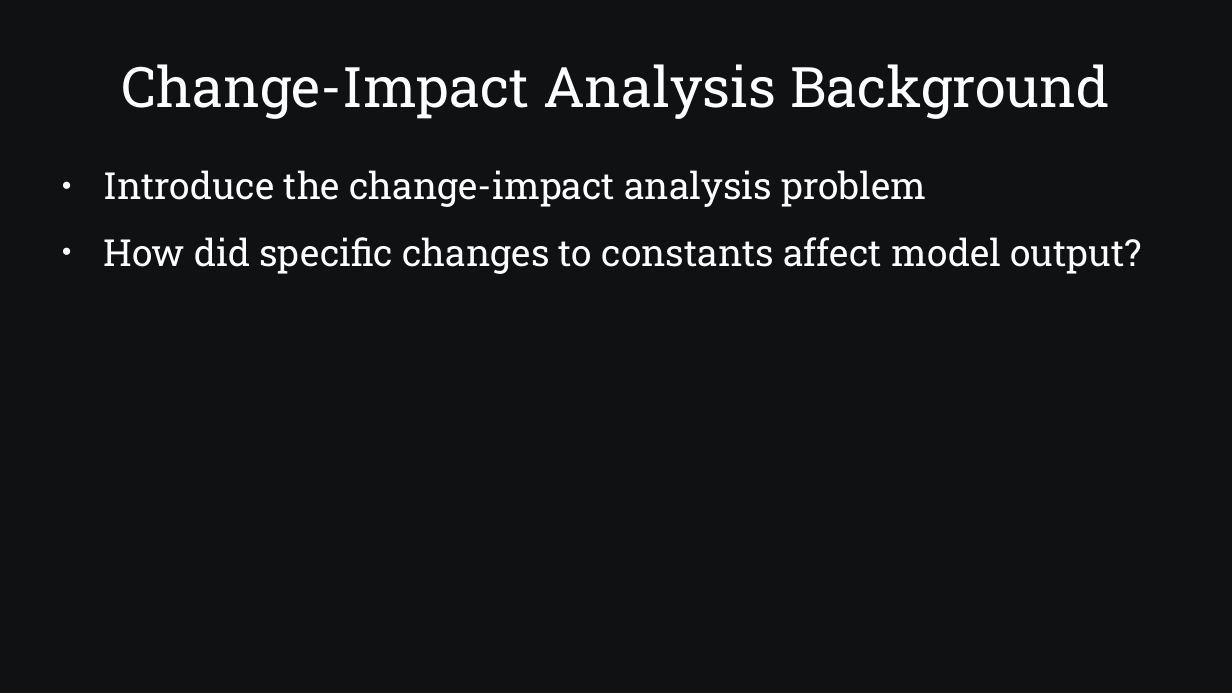
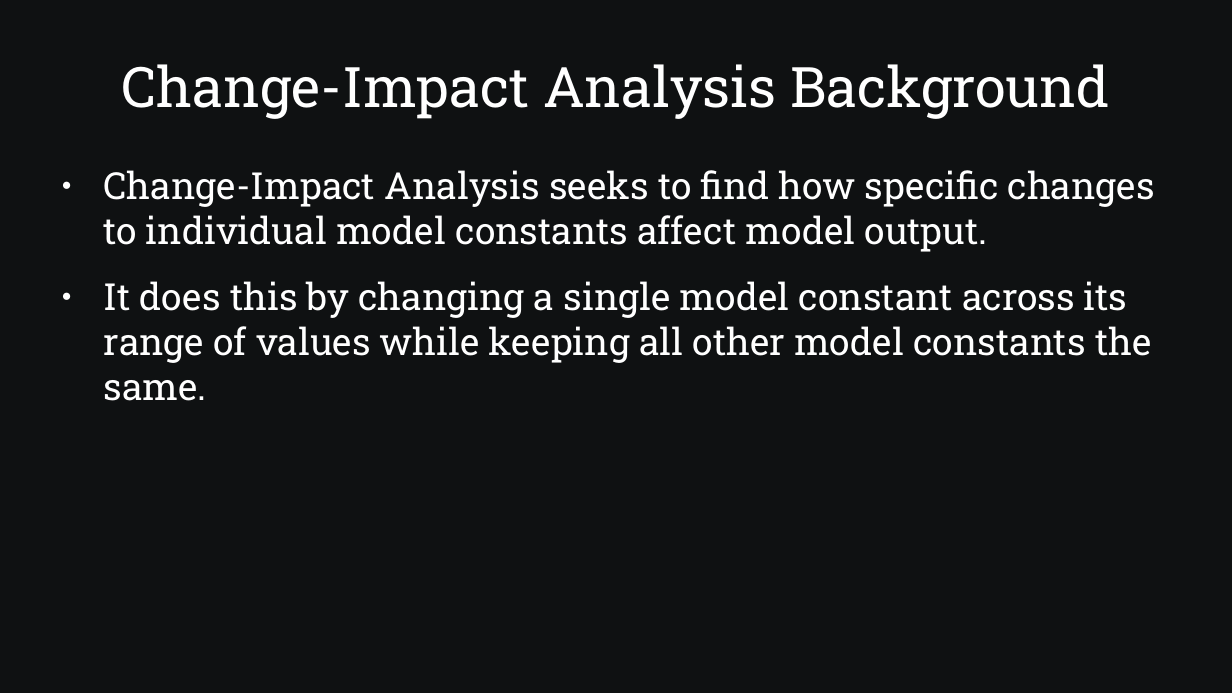
Before and after one commit to SamAllen06/lake_temp_work, a slide deck: slide 11 of documentation/for_collaborators/AnalysisOverview.pptx (slide 7 before the commit). Drawn at 1232x693 pixels with LibreOffice and Linux fonts; fonts in the diff are those of the drawing. Boxes give left, top, right and bottom in pixels: in the first picture for what was removed or moved away, otherwise in the second. Text is boxed around its words. In the diff, an @@ line names an element or a change of style, - is before the commit and + after.

Commit message:
Update AnalysisOverview Documentation

```diff
--- a/documentation/for_collaborators/AnalysisOverview.pptx
+++ b/documentation/for_collaborators/AnalysisOverview.pptx
@@ text at box(104, 170, 1155, 401): text changed @@
-● Introduce the change-impact analysis problem
-● How did specific changes to constants affect model output?
+● Change-Impact Analysis seeks to find how specific changes to individual model constants affect model output.
+● It does this by changing a single model constant across its range of values while keeping all other model constants the same.
```
Also in this commit, not shown: 7 other slides changed, 7 slides added, 2 slides removed, 1 other file.
